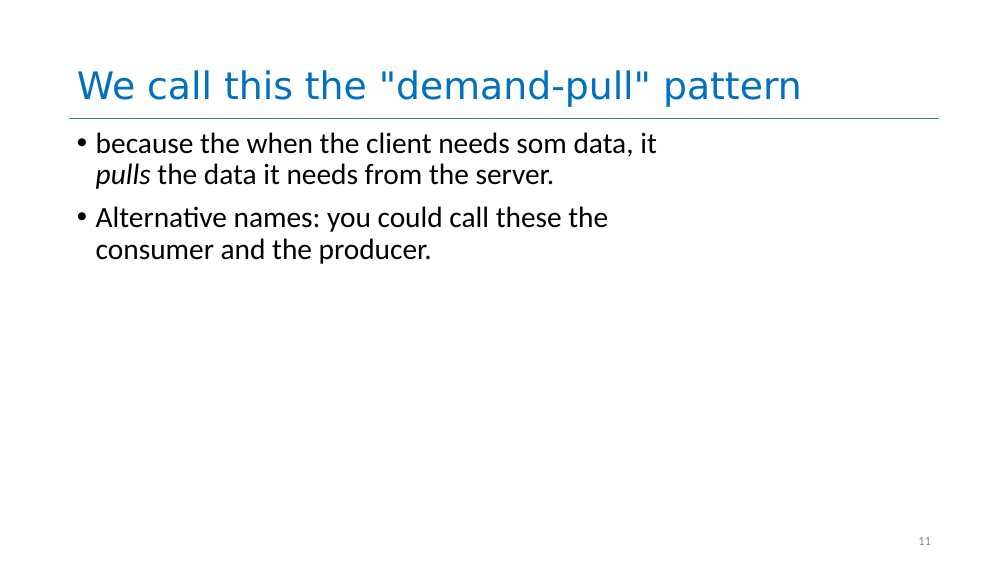
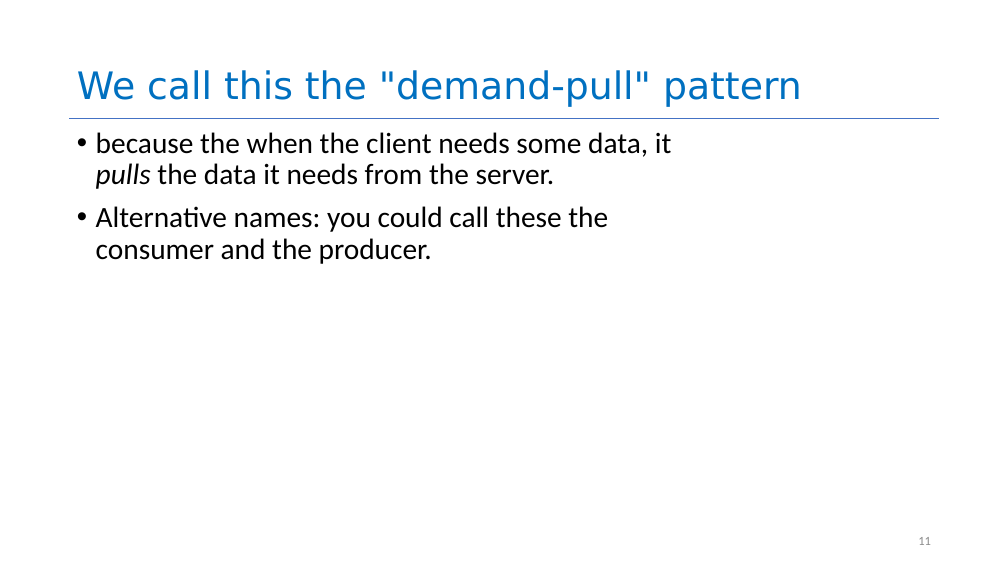
Before and after one commit to yashburshe/CS4530-Fall-2025, a slide deck: slide 11 of Slides/Module 05 Interaction-Level Design Patterns.pptx. Drawn at 1008x567 pixels with LibreOffice and Linux fonts; fonts in the diff are those of the drawing. Boxes give left, top, right and bottom in pixels: in the first picture for what was removed or moved away, otherwise in the second. Text is boxed around its words. In the diff, an @@ line names an element or a change of style, - is before the commit and + after.

Commit message:
fixed typo on slide 11

```diff
--- a/Slides/Module 05 Interaction-Level Design Patterns.pptx
+++ b/Slides/Module 05 Interaction-Level Design Patterns.pptx
@@ text at (x1=96, y1=132, x2=672, y2=189): text changed @@
-• because the when the client needs som data, it pulls the data it needs from the server.
+• because the when the client needs some data, it pulls the data it needs from the server.
```
Also in this commit, not shown: 1 other file.
